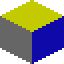
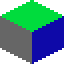
Layered file, before and after one edit (64×64). Changes by layer:
added group "yellow block copy" with 3 layers above "yellow block" over <box>2,0,62,32</box>
added layer "Shape 3" (1st of 3, in "yellow block copy") in group "yellow block copy" over <box>2,0,62,32</box>
added layer "Shape 2" (1st of 3, in "yellow block copy") in group "yellow block copy" over <box>32,16,62,32</box>
added layer "Shape 1" (1st of 3, in "yellow block copy") in group "yellow block copy" over <box>2,16,32,32</box>
hid group "yellow block" (3 layers) over <box>2,0,62,32</box>
